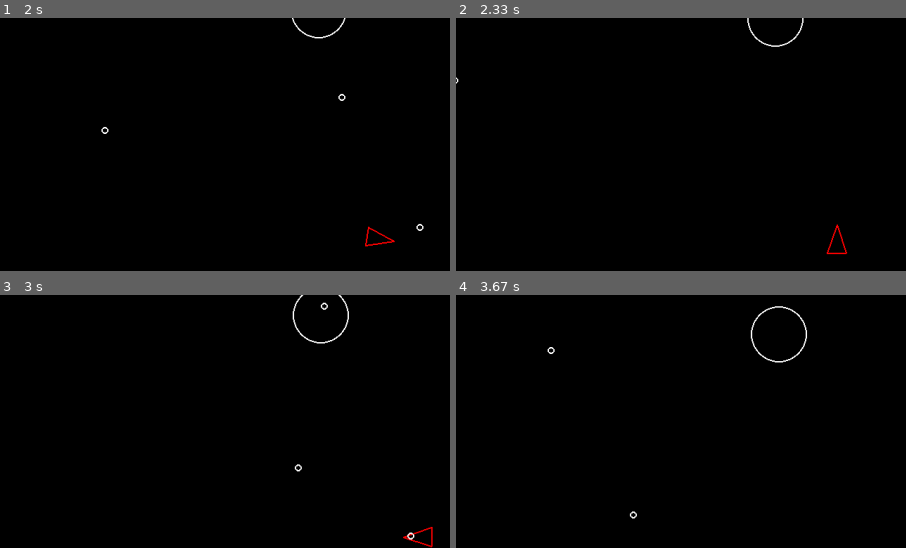
Above: before the commit, frames 1-4 (two rows, left to right).
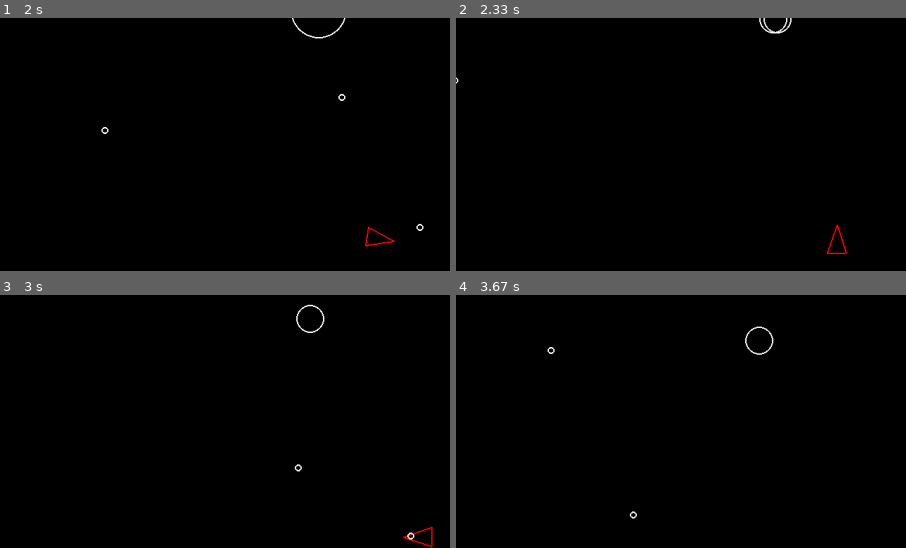
Above: after the commit, the same moments.

Repository: motorsss/bootdev_pygame
Game: pygame game, started from main.py
Two runs of this game, one before a commit and one after it. Both use one fixed random seed, a clock stepped at 60 frames per second and the inputs below.
Inputs:
- Up to frame 1 (2 s): tap Space at 0.33, 0.73, 1.03, 1.23, 1.57, 1.87 s; hold D 0.67-1.13 s; hold W 1.17-1.47 s; hold D 1.5-1.97 s
- Up to frame 2 (2.33 s): hold A from 2 s (still down); tap Space at 2.07 s
- Up to frame 3 (3 s): tap Space at 2.37, 2.63, 2.97 s; release A at 2.53 s; hold S 2.57-2.87 s; hold A from 2.9 s (still down)
- Up to frame 4 (3.67 s): tap Space at 3.27, 3.4 s; release A at 3.3 s; hold W from 3.33 s (still down)
The pictures show only the part of the screen within x 5-55%, y 0-50%; the shares and areas given below are measured in that part.

Frame 1 is identical in both runs. In frame 2, 0.3% of the frame differs, in the area x 64-78%, y 0-12%; in frame 3, 0.5%; in frame 4, 0.5%, in the area x 64-78%, y 4-27%.

Commit message:
pew pew destruction...

Diff:
--- a/asteroid.py
+++ b/asteroid.py
@@ -1,4 +1,6 @@
 from circleshape import *
+from constants import ASTEROID_MIN_RADIUS
+import random
 
 
 class Asteroid(CircleShape):
@@ -10,3 +12,18 @@
 
     def update(self, dt):
         self.position += self.velocity * dt
+
+    def split(self):
+        self.kill()
+        if self.radius <= ASTEROID_MIN_RADIUS:
+            return
+        else:
+            angle = random.uniform(20, 50)
+            astro1 = Asteroid(
+                self.position[0], self.position[1], self.radius - ASTEROID_MIN_RADIUS
+            )
+            astro1.velocity = self.velocity.rotate(angle) * 1.2
+            astro2 = Asteroid(
+                self.position[0], self.position[1], self.radius - ASTEROID_MIN_RADIUS
+            )
+            astro2.velocity = self.velocity.rotate(-angle) * 1.2
--- a/main.py
+++ b/main.py
@@ -22,7 +22,7 @@
     Asteroid.containers = (asteroids, updatable, drawable)
     AsteroidField.containers = updatable
     asteroidfield = AsteroidField()
-    Shot.containers = (updatable, drawable)
+    Shot.containers = (shots, updatable, drawable)
 
     while True:
         for event in pygame.event.get():
@@ -32,6 +32,10 @@
             if astro.iscollided(player):
                 print("Game Over!")
                 exit()
+            for shot in shots:
+                if astro.iscollided(shot):
+                    astro.split()
+                    shot.kill()
 
         for obj in updatable:
             obj.update(dt)
